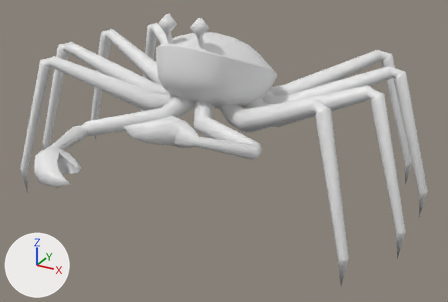
What one commit did to the FBX model Assets/Local/Bastien/Meshes/Clawster_Animations.fbx.
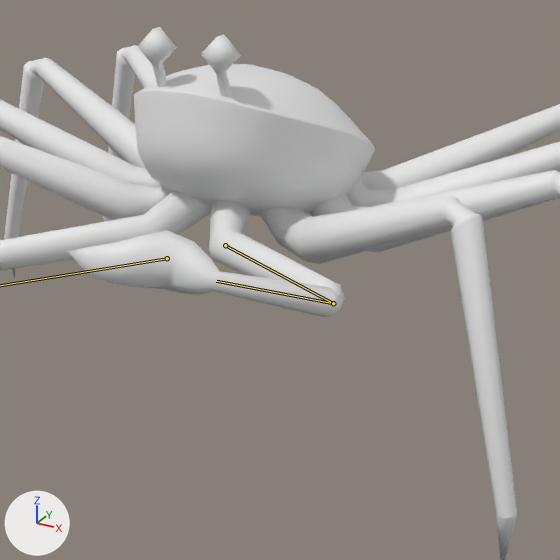
Old and new are each drawn whole from a 50 mm camera at (1.272, -2.229, 1.335) aimed at (0.137, -0.167, 0.304) and again close up on the part from 20% to 83% of the width and 0% to 93% of the height. Every picture has the same lights, and +X, +Y and +Z are marked at lower left. Both versions are drawn at frame 1 of the action 'Rig|Grab_R'; the numbers are the values there. The bones that change are drawn over the model as lines in the close-ups.

In view in the first close-up: 'Body_Main', 'Eye_L', 'Hand_L', 'Hand_R', 'LegA_L', 'LegA_R', 'LegB_L', 'LegB_R', 'LegC_L', 'LegC_R', 'LegD_L', 'LegD_R'.
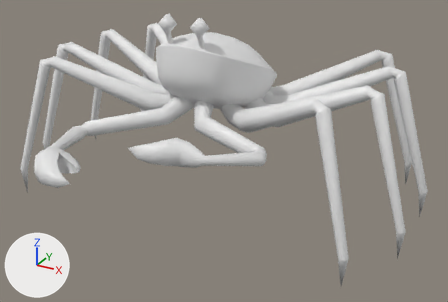
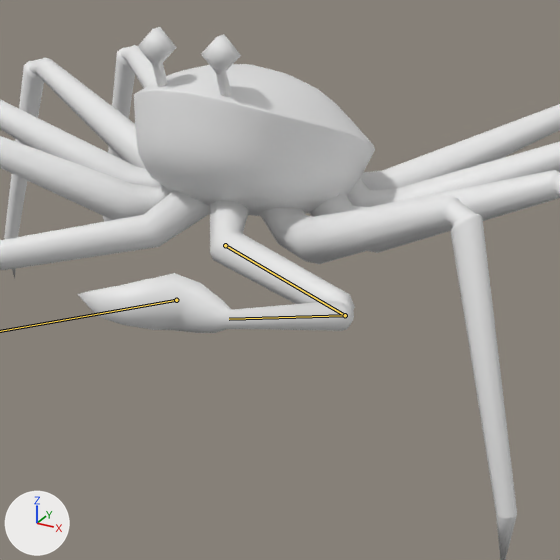
What differs and where, as boxes [x1, y1, x2, y2] in the close-ups (560 x 560 px):
'Hand_L', posed (15% taller)
    before: [68, 201, 345, 317]
    after: [78, 200, 355, 333]
bone 'Arm_L', root to tip
    before: (225, 245) to (333, 303)
    after: (225, 245) to (345, 315)
bone 'Forearm_L', root to tip
    before: (333, 303) to (216, 281)
    after: (345, 315) to (229, 319)

The edits, one by one:
Bone 'Arm_L' (bone_arm_l) turns from (0, -7, 16) to (-6, 0, 19) degrees about its own x, y and z.
Bone 'Forearm_L' (bone_forearm_l) turns from (17, 4, -48) to (10, 4, -50) degrees about its own x, y and z.
Bone 'Hand_IK_L' (bone_hand_ik_l) moves from (0.219, -0.144, 0.147) to (0.218, -0.154, 0.069).
